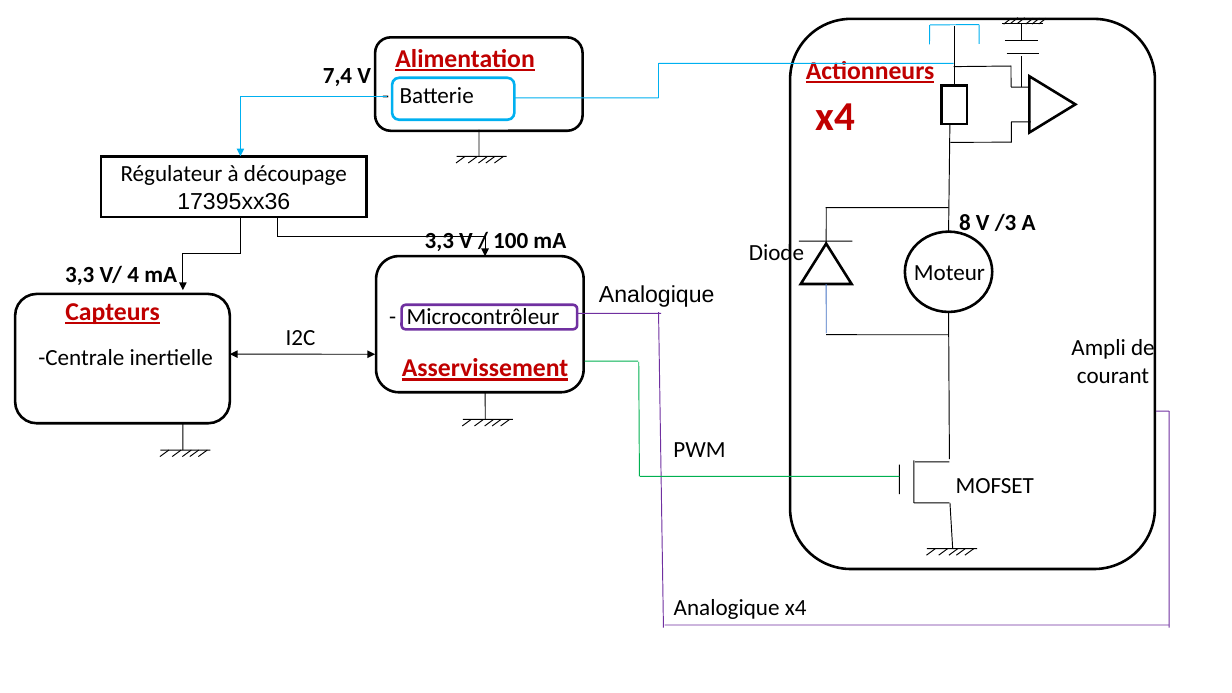
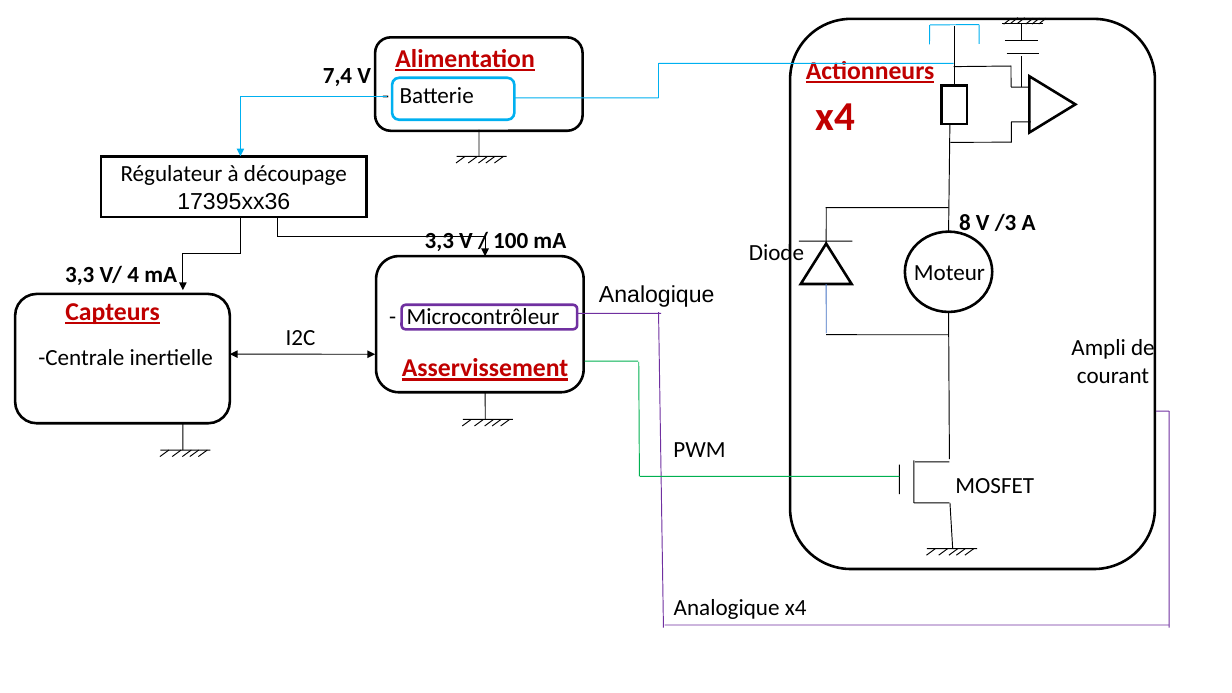
Before and after one commit to ETheoParis/ProjetDroneENSEA2023, a slide deck: slide 2 of Diagrammes/PCB_diagramme.pptx. Drawn at 1232x693 pixels with LibreOffice and Linux fonts; fonts in the diff are those of the drawing. Boxes give left, top, right and bottom in pixels: in the first picture for what was removed or moved away, otherwise in the second. Text is boxed around its words. In the diff, an @@ line names an element or a change of style, - is before the commit and + after.

```diff
--- a/Diagrammes/PCB_diagramme.pptx
+++ b/Diagrammes/PCB_diagramme.pptx
@@ text at (x1=955, y1=478, x2=1034, y2=493): text changed @@
-MOFSET
+MOSFET
```
Also in this commit, not shown: 6 other files.
